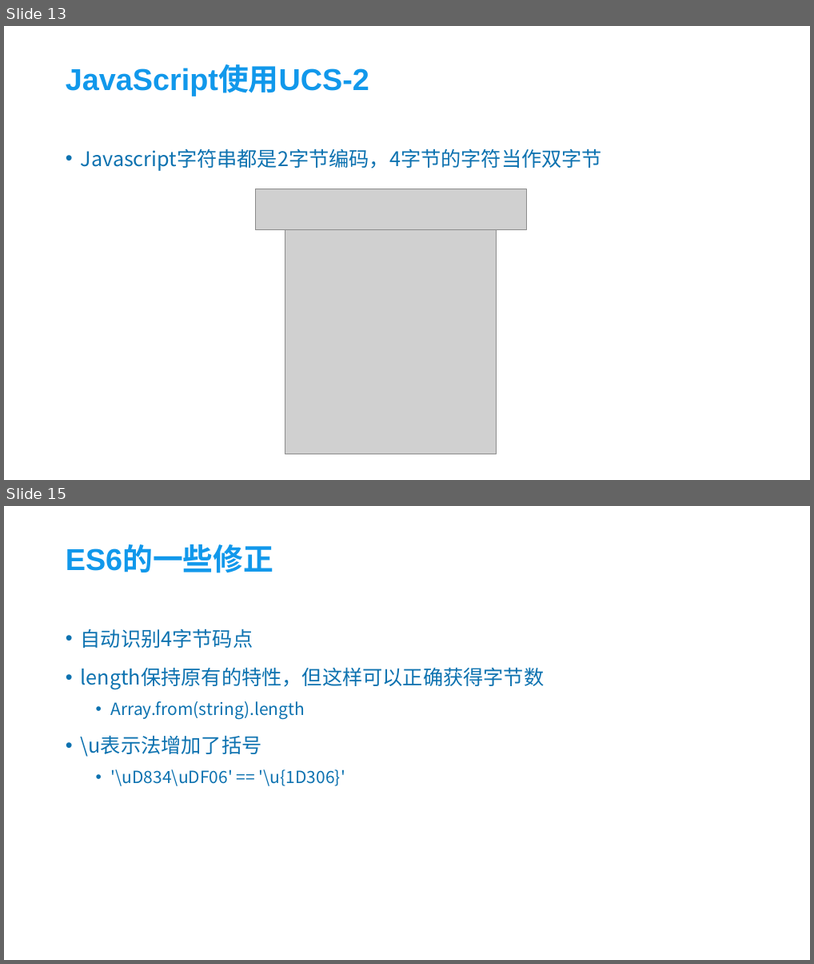
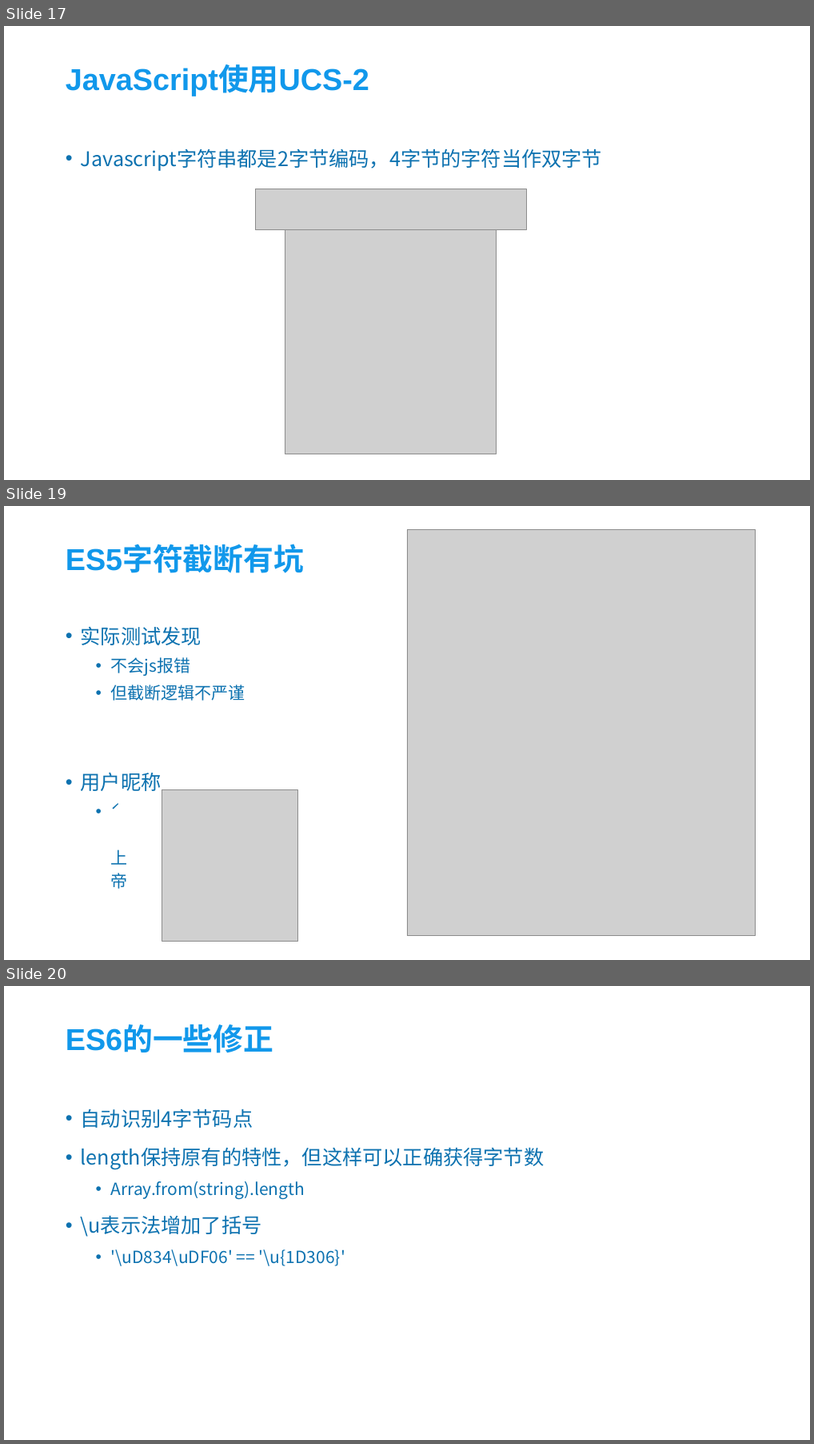
Before and after one commit to kenkozheng/HTML5_research, a slide deck: Charset&Coding&HTML/编码和前端的那些事.pptx. Shown one above the other, each under a label of ours: slides 13 and 15 before the commit, slides 17, 19 and 20 after it; the slides between them are not shown. The pictures are 814x964 and 814x1444 pixels, drawn with LibreOffice and Linux fonts; fonts in the diff are those of the drawing; grey boxes stand for pictures; background and template pictures are left out. Boxes give left, top, right and bottom in pixels: in the first picture for what was removed or moved away, otherwise in the second. Text is boxed around its words. In the diff, an @@ line names an element or a change of style, - is before the commit and + after.

```diff
--- a/Charset&Coding&HTML/编码和前端的那些事.pptx
+++ b/Charset&Coding&HTML/编码和前端的那些事.pptx
@@ slide 19 added at [4,506,810,960], background picture (left out) @@
@@ picture added at [407,529,756,936] @@
@@ title added at [66,546,304,573], 36 pt, text #1198EB, bold @@
+ES5字符截断有坑
@@ text added at [81,626,246,888], 20 pt, text #0D72B0 @@
+• 实际测试发现
+  • 不会js报错
+  • 但截断逻辑不严谨
+• 用户昵称
+  • ˊ
+    上
+    帝
@@ picture added at [162,790,298,941] @@
@@ what was slide 13 is now slide 17 @@
@@ what was slide 15 is now slide 20 @@
```
Also in this commit, not shown: 4 slides changed, 1 other slide added.
